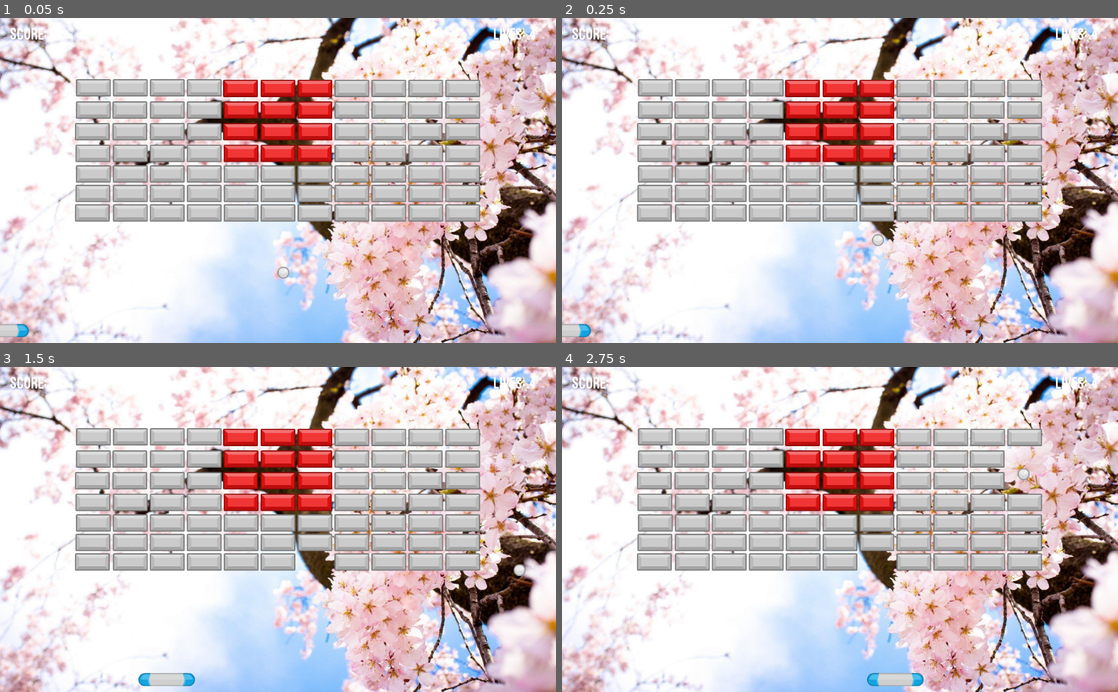
Above: before the commit, frames 1-4 (two rows, left to right).
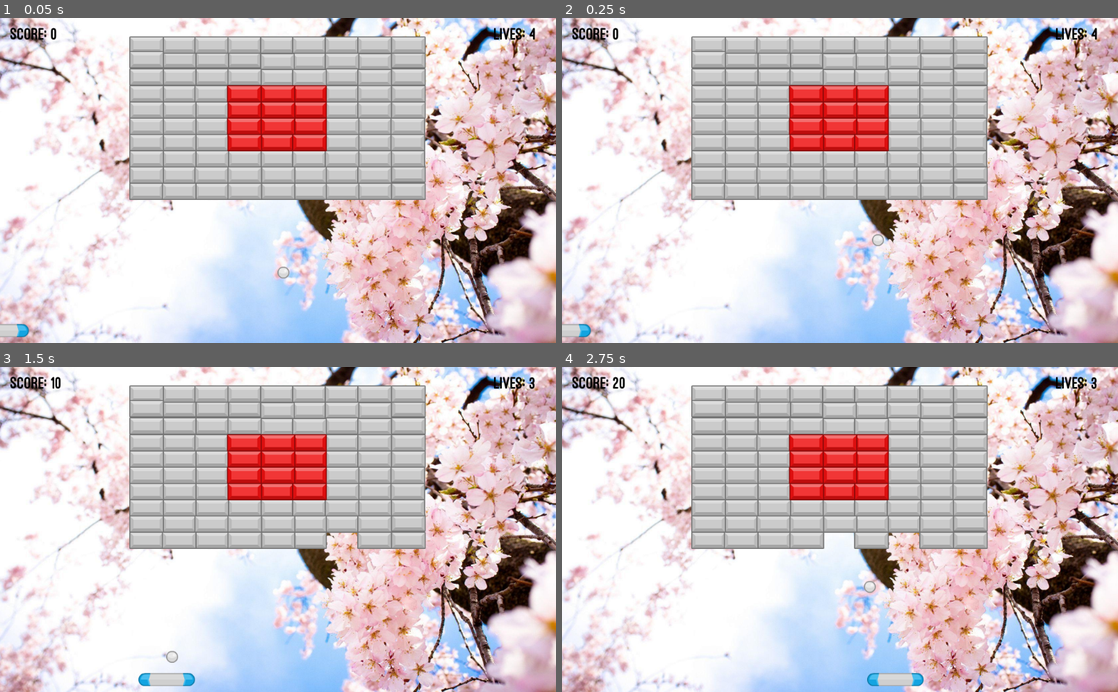
Above: after the commit, the same moments.

Repository: KyleNorlander/08-Breakout
Game: Godot game, scene res://Scenes/World.tscn
The game is run twice, just before and just after one commit, with the same random seed, the same clock (stepped at 60 frames per second) and the same inputs.
Inputs (mouse positions are in pixels of both pictures, inside the frame that each line leads up to):
- Up to frame 1 (0.05 s): no input
- Up to frame 2 (0.25 s): no input
- Up to frame 3 (1.5 s): move the mouse to (400, 513) at 0.52 s; click (400, 513) at 0.67 s; move the mouse to (166, 545) at 1.27 s; click (166, 545) at 1.42 s
- Up to frame 4 (2.75 s): move the mouse to (895, 458) at 2.02 s; click (895, 458) at 2.17 s

The runs differ from the first frame. In frame 1, 29% of the frame differs, in the area x 1-97%, y 2-63%; in frame 2, 29%; in frame 3, 28%; in frame 4, 28%.

Commit message:
Almost done

Diff:
--- a/Scenes/World.tscn
+++ b/Scenes/World.tscn
@@ -10,28 +10,28 @@
 [ext_resource path="res://Scripts/Score.gd" type="Script" id=8]
 [ext_resource path="res://Scripts/Lives.gd" type="Script" id=9]
 
-[sub_resource type="ImageTexture" id=4]
+[sub_resource type="ImageTexture" id=1]
 flags = 0
 flags = 0
 
-[sub_resource type="RectangleShape2D" id=1]
+[sub_resource type="RectangleShape2D" id=2]
 extents = Vector2( 53.311, 12.2888 )
-
-[sub_resource type="DynamicFont" id=2]
-size = 32
-font_data = ExtResource( 7 )
 
 [sub_resource type="DynamicFont" id=3]
 size = 32
 font_data = ExtResource( 7 )
 
+[sub_resource type="DynamicFont" id=4]
+size = 32
+font_data = ExtResource( 7 )
+
 [node name="World" type="Node"]
 script = ExtResource( 1 )
 
 [node name="TextureRect" type="TextureRect" parent="."]
 margin_right = 40.0
 margin_bottom = 40.0
-texture = SubResource( 4 )
+texture = SubResource( 1 )
 
 [node name="Flowers" type="Sprite" parent="TextureRect"]
 position = Vector2( 500, 310 )
@@ -62,240 +62,280 @@
 polygon = PoolVector2Array( 0, 640, 0, 0, 1024, 0, 1024, 640, 1088, 640, 1088, -64, -64, -64, -64, 640, 0, 640 )
 
 [node name="Tiles" type="Node" parent="."]
+editor/display_folded = true
 
 [node name="Gray Tiles" type="Node2D" parent="Tiles"]
 position = Vector2( 12, -96 )
 
 [node name="Tile" parent="Tiles/Gray Tiles" instance=ExtResource( 6 )]
+position = Vector2( 258, 416 )
 
 [node name="Tile2" parent="Tiles/Gray Tiles" instance=ExtResource( 6 )]
-position = Vector2( 228, 384 )
+position = Vector2( 318, 386 )
 
 [node name="Tile3" parent="Tiles/Gray Tiles" instance=ExtResource( 6 )]
-position = Vector2( 296, 384 )
+position = Vector2( 378, 416 )
 
 [node name="Tile4" parent="Tiles/Gray Tiles" instance=ExtResource( 6 )]
-position = Vector2( 364, 384 )
+position = Vector2( 378, 386 )
 
 [node name="Tile5" parent="Tiles/Gray Tiles" instance=ExtResource( 6 )]
-position = Vector2( 432, 384 )
+position = Vector2( 438.679, 356 )
 
 [node name="Tile6" parent="Tiles/Gray Tiles" instance=ExtResource( 6 )]
-position = Vector2( 500, 384 )
+position = Vector2( 500, 356 )
 
 [node name="Tile7" parent="Tiles/Gray Tiles" instance=ExtResource( 6 )]
-position = Vector2( 568, 384 )
+position = Vector2( 558, 356 )
 
 [node name="Tile8" parent="Tiles/Gray Tiles" instance=ExtResource( 6 )]
-position = Vector2( 636, 384 )
+position = Vector2( 618, 386 )
 
 [node name="Tile9" parent="Tiles/Gray Tiles" instance=ExtResource( 6 )]
-position = Vector2( 704, 384 )
+position = Vector2( 678, 386 )
 
 [node name="Tile10" parent="Tiles/Gray Tiles" instance=ExtResource( 6 )]
-position = Vector2( 772, 384 )
-
-[node name="Tile11" parent="Tiles/Gray Tiles" instance=ExtResource( 6 )]
-position = Vector2( 840, 384 )
-
-[node name="Tile23" parent="Tiles/Gray Tiles" instance=ExtResource( 6 )]
-position = Vector2( 840.208, 346 )
+position = Vector2( 740.208, 384 )
 
 [node name="Tile24" parent="Tiles/Gray Tiles" instance=ExtResource( 6 )]
-position = Vector2( 772.208, 346 )
+position = Vector2( 739.13, 356 )
 
 [node name="Tile25" parent="Tiles/Gray Tiles" instance=ExtResource( 6 )]
-position = Vector2( 704.208, 346 )
+position = Vector2( 678, 356 )
 
 [node name="Tile26" parent="Tiles/Gray Tiles" instance=ExtResource( 6 )]
-position = Vector2( 636.208, 346 )
+position = Vector2( 618, 356 )
 
 [node name="Tile27" parent="Tiles/Gray Tiles" instance=ExtResource( 6 )]
-position = Vector2( 704.208, 306 )
+position = Vector2( 678, 326 )
 
 [node name="Tile29" parent="Tiles/Gray Tiles" instance=ExtResource( 6 )]
-position = Vector2( 771.13, 306 )
-
-[node name="Tile44" parent="Tiles/Gray Tiles" instance=ExtResource( 6 )]
-position = Vector2( 840.208, 306 )
+position = Vector2( 739.13, 326 )
 
 [node name="Tile45" parent="Tiles/Gray Tiles" instance=ExtResource( 6 )]
-position = Vector2( 636.208, 306 )
+position = Vector2( 618, 326 )
 
 [node name="Tile50" parent="Tiles/Gray Tiles" instance=ExtResource( 6 )]
-position = Vector2( 364.208, 266 )
+position = Vector2( 378, 296 )
 
 [node name="Tile51" parent="Tiles/Gray Tiles" instance=ExtResource( 6 )]
-position = Vector2( 296.208, 266 )
+position = Vector2( 318, 296 )
 
 [node name="Tile52" parent="Tiles/Gray Tiles" instance=ExtResource( 6 )]
-position = Vector2( 227.13, 266 )
+position = Vector2( 258, 296 )
 
 [node name="Tile53" parent="Tiles/Gray Tiles" instance=ExtResource( 6 )]
-position = Vector2( 159.916, 266 )
+position = Vector2( 438, 172.951 )
 
 [node name="Tile54" parent="Tiles/Gray Tiles" instance=ExtResource( 6 )]
-position = Vector2( 704.208, 266 )
+position = Vector2( 678, 296 )
 
 [node name="Tile55" parent="Tiles/Gray Tiles" instance=ExtResource( 6 )]
-position = Vector2( 771.13, 266 )
-
-[node name="Tile56" parent="Tiles/Gray Tiles" instance=ExtResource( 6 )]
-position = Vector2( 840.208, 266 )
+position = Vector2( 739.13, 296 )
 
 [node name="Tile57" parent="Tiles/Gray Tiles" instance=ExtResource( 6 )]
-position = Vector2( 636.208, 266 )
+position = Vector2( 618, 296 )
 
 [node name="Tile58" parent="Tiles/Gray Tiles" instance=ExtResource( 6 )]
-position = Vector2( 636.208, 226 )
-
-[node name="Tile59" parent="Tiles/Gray Tiles" instance=ExtResource( 6 )]
-position = Vector2( 840.208, 226 )
+position = Vector2( 618, 266 )
 
 [node name="Tile60" parent="Tiles/Gray Tiles" instance=ExtResource( 6 )]
-position = Vector2( 772.208, 226 )
+position = Vector2( 740.208, 266 )
 
 [node name="Tile61" parent="Tiles/Gray Tiles" instance=ExtResource( 6 )]
-position = Vector2( 704.208, 226 )
+position = Vector2( 678, 266 )
 
 [node name="Tile62" parent="Tiles/Gray Tiles" instance=ExtResource( 6 )]
-position = Vector2( 364.208, 224.951 )
+position = Vector2( 378, 266 )
 
 [node name="Tile63" parent="Tiles/Gray Tiles" instance=ExtResource( 6 )]
-position = Vector2( 296.208, 224.951 )
+position = Vector2( 318, 266 )
 
 [node name="Tile64" parent="Tiles/Gray Tiles" instance=ExtResource( 6 )]
-position = Vector2( 228.208, 224.951 )
+position = Vector2( 258, 266 )
 
 [node name="Tile65" parent="Tiles/Gray Tiles" instance=ExtResource( 6 )]
-position = Vector2( 160.208, 224.951 )
+position = Vector2( 318, 236 )
+
+[node name="Tile74" parent="Tiles/Gray Tiles" instance=ExtResource( 6 )]
+position = Vector2( 258, 236 )
+
+[node name="Tile75" parent="Tiles/Gray Tiles" instance=ExtResource( 6 )]
+position = Vector2( 378, 204.951 )
+
+[node name="Tile85" parent="Tiles/Gray Tiles" instance=ExtResource( 6 )]
+position = Vector2( 318, 204.951 )
+
+[node name="Tile86" parent="Tiles/Gray Tiles" instance=ExtResource( 6 )]
+position = Vector2( 258, 204.951 )
+
+[node name="Tile87" parent="Tiles/Gray Tiles" instance=ExtResource( 6 )]
+position = Vector2( 558, 176 )
+
+[node name="Tile77" parent="Tiles/Gray Tiles" instance=ExtResource( 6 )]
+position = Vector2( 678, 176.89 )
+
+[node name="Tile78" parent="Tiles/Gray Tiles" instance=ExtResource( 6 )]
+position = Vector2( 618, 176 )
+
+[node name="Tile79" parent="Tiles/Gray Tiles" instance=ExtResource( 6 )]
+position = Vector2( 740.208, 172.951 )
+
+[node name="Tile81" parent="Tiles/Gray Tiles" instance=ExtResource( 6 )]
+position = Vector2( 618, 204.951 )
+
+[node name="Tile82" parent="Tiles/Gray Tiles" instance=ExtResource( 6 )]
+position = Vector2( 678, 206 )
+
+[node name="Tile83" parent="Tiles/Gray Tiles" instance=ExtResource( 6 )]
+position = Vector2( 740.208, 204.951 )
+
+[node name="Tile76" parent="Tiles/Gray Tiles" instance=ExtResource( 6 )]
+position = Vector2( 499.13, 176.89 )
+
+[node name="Tile66" parent="Tiles/Gray Tiles" instance=ExtResource( 6 )]
+position = Vector2( 378, 236 )
+
+[node name="Tile67" parent="Tiles/Gray Tiles" instance=ExtResource( 6 )]
+position = Vector2( 438.679, 204.951 )
+
+[node name="Tile68" parent="Tiles/Gray Tiles" instance=ExtResource( 6 )]
+position = Vector2( 500, 206 )
+
+[node name="Tile69" parent="Tiles/Gray Tiles" instance=ExtResource( 6 )]
+position = Vector2( 558, 206 )
+
+[node name="Tile70" parent="Tiles/Gray Tiles" instance=ExtResource( 6 )]
+position = Vector2( 618, 236 )
+
+[node name="Tile71" parent="Tiles/Gray Tiles" instance=ExtResource( 6 )]
+position = Vector2( 678, 236 )
+
+[node name="Tile72" parent="Tiles/Gray Tiles" instance=ExtResource( 6 )]
+position = Vector2( 740.208, 236 )
 
 [node name="Tile46" parent="Tiles/Gray Tiles" instance=ExtResource( 6 )]
-position = Vector2( 364.208, 306 )
+position = Vector2( 378, 326 )
 
 [node name="Tile47" parent="Tiles/Gray Tiles" instance=ExtResource( 6 )]
-position = Vector2( 296.208, 306 )
+position = Vector2( 318, 326 )
 
 [node name="Tile48" parent="Tiles/Gray Tiles" instance=ExtResource( 6 )]
-position = Vector2( 227.13, 306 )
+position = Vector2( 258, 326 )
 
 [node name="Tile49" parent="Tiles/Gray Tiles" instance=ExtResource( 6 )]
-position = Vector2( 158, 306 )
+position = Vector2( 378, 172.951 )
+
+[node name="Tile88" parent="Tiles/Gray Tiles" instance=ExtResource( 6 )]
+position = Vector2( 318, 172.951 )
+
+[node name="Tile89" parent="Tiles/Gray Tiles" instance=ExtResource( 6 )]
+position = Vector2( 318, 146 )
+
+[node name="Tile97" parent="Tiles/Gray Tiles" instance=ExtResource( 6 )]
+position = Vector2( 258, 146 )
+
+[node name="Tile98" parent="Tiles/Gray Tiles" instance=ExtResource( 6 )]
+position = Vector2( 258, 172.951 )
+
+[node name="Tile90" parent="Tiles/Gray Tiles" instance=ExtResource( 6 )]
+position = Vector2( 378, 146 )
+
+[node name="Tile91" parent="Tiles/Gray Tiles" instance=ExtResource( 6 )]
+position = Vector2( 438.679, 146 )
+
+[node name="Tile92" parent="Tiles/Gray Tiles" instance=ExtResource( 6 )]
+position = Vector2( 499.13, 146 )
+
+[node name="Tile93" parent="Tiles/Gray Tiles" instance=ExtResource( 6 )]
+position = Vector2( 558, 146 )
+
+[node name="Tile94" parent="Tiles/Gray Tiles" instance=ExtResource( 6 )]
+position = Vector2( 618, 146 )
+
+[node name="Tile95" parent="Tiles/Gray Tiles" instance=ExtResource( 6 )]
+position = Vector2( 678, 146 )
+
+[node name="Tile96" parent="Tiles/Gray Tiles" instance=ExtResource( 6 )]
+position = Vector2( 740.208, 146 )
 
 [node name="Tile30" parent="Tiles/Gray Tiles" instance=ExtResource( 6 )]
-position = Vector2( 363.916, 346 )
+position = Vector2( 378, 356 )
 
 [node name="Tile31" parent="Tiles/Gray Tiles" instance=ExtResource( 6 )]
-position = Vector2( 295.916, 346 )
+position = Vector2( 318, 356 )
 
 [node name="Tile32" parent="Tiles/Gray Tiles" instance=ExtResource( 6 )]
-position = Vector2( 228.208, 346 )
+position = Vector2( 258, 356 )
 
 [node name="Tile33" parent="Tiles/Gray Tiles" instance=ExtResource( 6 )]
-position = Vector2( 159.13, 346 )
-
-[node name="Tile22" parent="Tiles/Gray Tiles" instance=ExtResource( 6 )]
-position = Vector2( 840, 420.176 )
-
-[node name="Tile28" parent="Tiles/Gray Tiles" instance=ExtResource( 6 )]
-position = Vector2( 840.208, 456 )
-
-[node name="Tile34" parent="Tiles/Gray Tiles" instance=ExtResource( 6 )]
-position = Vector2( 772.208, 456 )
-
-[node name="Tile35" parent="Tiles/Gray Tiles" instance=ExtResource( 6 )]
-position = Vector2( 704.208, 456 )
-
-[node name="Tile36" parent="Tiles/Gray Tiles" instance=ExtResource( 6 )]
-position = Vector2( 636.208, 456 )
-
-[node name="Tile37" parent="Tiles/Gray Tiles" instance=ExtResource( 6 )]
-position = Vector2( 568.208, 456 )
-
-[node name="Tile38" parent="Tiles/Gray Tiles" instance=ExtResource( 6 )]
-position = Vector2( 499.916, 456 )
-
-[node name="Tile39" parent="Tiles/Gray Tiles" instance=ExtResource( 6 )]
-position = Vector2( 432.208, 456 )
-
-[node name="Tile40" parent="Tiles/Gray Tiles" instance=ExtResource( 6 )]
-position = Vector2( 364.208, 456 )
-
-[node name="Tile41" parent="Tiles/Gray Tiles" instance=ExtResource( 6 )]
-position = Vector2( 295.916, 456 )
-
-[node name="Tile42" parent="Tiles/Gray Tiles" instance=ExtResource( 6 )]
-position = Vector2( 228.208, 456 )
-
-[node name="Tile43" parent="Tiles/Gray Tiles" instance=ExtResource( 6 )]
-position = Vector2( 158, 456 )
+position = Vector2( 258, 386 )
 
 [node name="Tile12" parent="Tiles/Gray Tiles" instance=ExtResource( 6 )]
-position = Vector2( 772.208, 420.176 )
+position = Vector2( 740.208, 416 )
 
 [node name="Tile13" parent="Tiles/Gray Tiles" instance=ExtResource( 6 )]
-position = Vector2( 704.208, 420.176 )
+position = Vector2( 678, 416 )
 
 [node name="Tile14" parent="Tiles/Gray Tiles" instance=ExtResource( 6 )]
-position = Vector2( 635.916, 420.176 )
+position = Vector2( 618, 416 )
 
 [node name="Tile15" parent="Tiles/Gray Tiles" instance=ExtResource( 6 )]
-position = Vector2( 568.208, 420.176 )
+position = Vector2( 558, 386 )
 
 [node name="Tile16" parent="Tiles/Gray Tiles" instance=ExtResource( 6 )]
-position = Vector2( 499.916, 420.176 )
+position = Vector2( 500.208, 386 )
 
 [node name="Tile17" parent="Tiles/Gray Tiles" instance=ExtResource( 6 )]
-position = Vector2( 432.208, 420.176 )
+position = Vector2( 438.679, 386 )
 
 [node name="Tile18" parent="Tiles/Gray Tiles" instance=ExtResource( 6 )]
-position = Vector2( 364.208, 420.176 )
+position = Vector2( 558, 416 )
 
 [node name="Tile19" parent="Tiles/Gray Tiles" instance=ExtResource( 6 )]
-position = Vector2( 295.85, 420.176 )
+position = Vector2( 500, 416 )
 
 [node name="Tile20" parent="Tiles/Gray Tiles" instance=ExtResource( 6 )]
-position = Vector2( 228.02, 420.176 )
+position = Vector2( 438.679, 416 )
 
 [node name="Tile21" parent="Tiles/Gray Tiles" instance=ExtResource( 6 )]
-position = Vector2( 159.13, 420.176 )
+position = Vector2( 318, 416 )
 
 [node name="Red Tiles" type="Node2D" parent="Tiles"]
-editor/display_folded = true
 position = Vector2( 10, -280 )
 
 [node name="Tile" parent="Tiles/Red Tiles" instance=ExtResource( 6 )]
-position = Vector2( 570.208, 410 )
+position = Vector2( 560, 420 )
 
 [node name="Tile2" parent="Tiles/Red Tiles" instance=ExtResource( 6 )]
-position = Vector2( 433.13, 410 )
+position = Vector2( 440, 420 )
 
 [node name="Tile3" parent="Tiles/Red Tiles" instance=ExtResource( 6 )]
-position = Vector2( 502, 410 )
+position = Vector2( 502, 420 )
 
 [node name="Tile4" parent="Tiles/Red Tiles" instance=ExtResource( 6 )]
-position = Vector2( 433.916, 450 )
+position = Vector2( 440.679, 450 )
 
 [node name="Tile5" parent="Tiles/Red Tiles" instance=ExtResource( 6 )]
-position = Vector2( 433.13, 490 )
+position = Vector2( 440, 480 )
 
 [node name="Tile6" parent="Tiles/Red Tiles" instance=ExtResource( 6 )]
-position = Vector2( 502.208, 530 )
+position = Vector2( 500, 510 )
 
 [node name="Tile7" parent="Tiles/Red Tiles" instance=ExtResource( 6 )]
-position = Vector2( 570.208, 490 )
+position = Vector2( 560, 480 )
 
 [node name="Tile13" parent="Tiles/Red Tiles" instance=ExtResource( 6 )]
-position = Vector2( 569.13, 530 )
+position = Vector2( 560, 510 )
 
 [node name="Tile14" parent="Tiles/Red Tiles" instance=ExtResource( 6 )]
-position = Vector2( 433.916, 530 )
+position = Vector2( 440.679, 510 )
 
 [node name="Tile8" parent="Tiles/Red Tiles" instance=ExtResource( 6 )]
-position = Vector2( 501.916, 490 )
+position = Vector2( 501.916, 480 )
 
 [node name="Tile9" parent="Tiles/Red Tiles" instance=ExtResource( 6 )]
-position = Vector2( 570.208, 450 )
+position = Vector2( 560, 450 )
 
 [node name="Tile10" parent="Tiles/Red Tiles" instance=ExtResource( 6 )]
 position = Vector2( 502.208, 450 )
@@ -465,7 +505,8 @@
 margin_top = 18.0
 margin_right = 68.0
 margin_bottom = 39.0
-custom_fonts/font = SubResource( 2 )
+custom_fonts/font = SubResource( 3 )
+custom_colors/font_color = Color( 0, 0, 0, 1 )
 text = "Score"
 script = ExtResource( 8 )
 
@@ -474,6 +515,9 @@
 margin_top = 18.0
 margin_right = 980.0
 margin_bottom = 70.0
-custom_fonts/font = SubResource( 3 )
+custom_fonts/font = SubResource( 4 )
+custom_colors/font_color = Color( 0, 0, 0, 1 )
 text = "Lives"
 script = ExtResource( 9 )
+
+[node name="ParallaxBackground" type="ParallaxBackground" parent="."]
Not shown: 1 places in Scenes/World.tscn that only renumber resources
